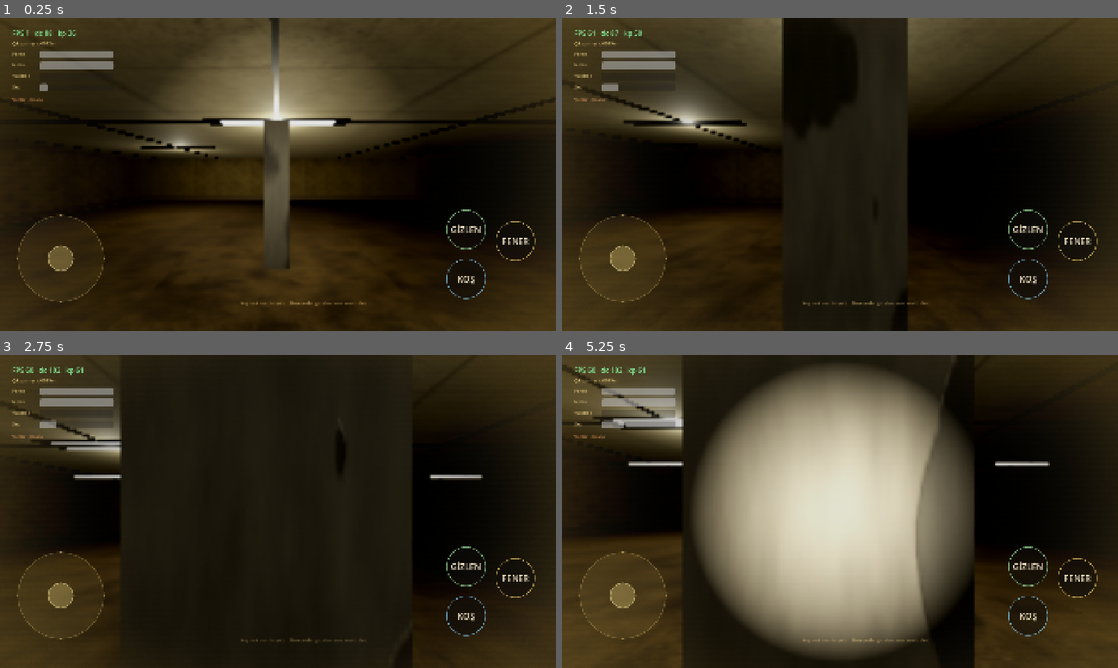
Above: before the commit, frames 1-4 (two rows, left to right).
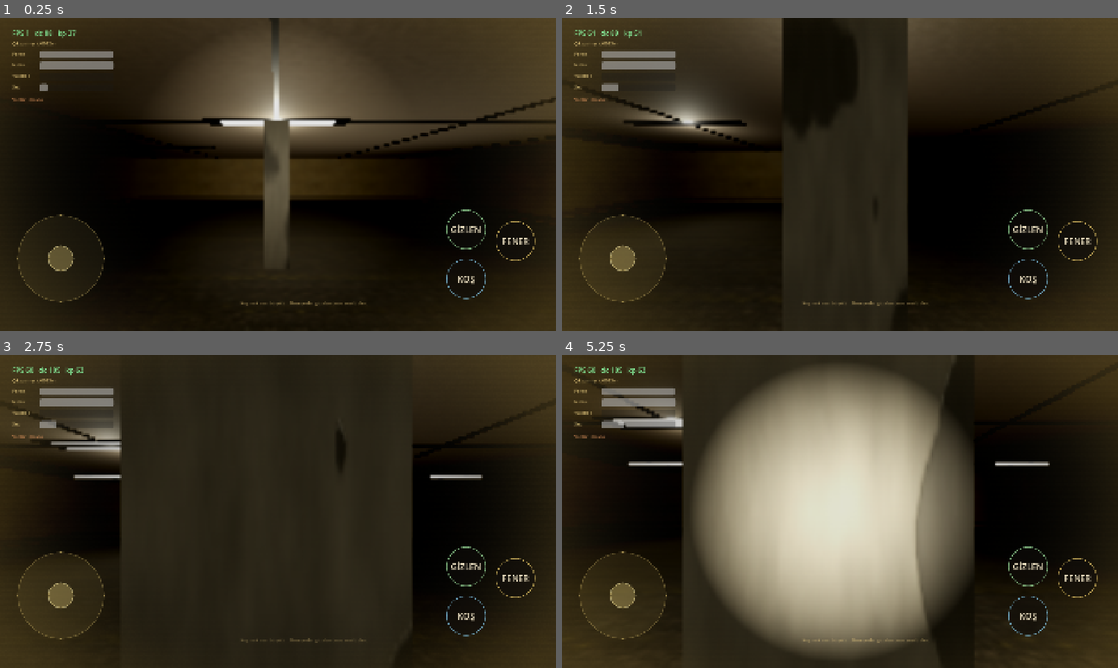
Above: after the commit, the same moments.

Repository: mehmetdem2005/Backrooms
Game: Godot game, scene res://scenes/Main.tscn
Two runs of this game, one before a commit and one after it. Both use one fixed random seed, a clock stepped at 60 frames per second and the inputs below.
Inputs (mouse positions are in pixels of both pictures, inside the frame that each line leads up to):
- Up to frame 1 (0.25 s): no input
- Up to frame 2 (1.5 s): tap Enter at 0.5 s; move the mouse to (867, 174) at 0.52 s; hold W from 0.53 s (still down); tap F at 0.6 s; move the mouse to (812, 174) at 1.27 s; tap Ctrl at 1.35 s
- Up to frame 3 (2.75 s): keep holding W; move the mouse to (289, 505) at 2.02 s; tap C at 2.1 s
- Up to frame 4 (5.25 s): keep holding W; move the mouse to (834, 517) at 2.77 s; tap one key every 0.75 s from 2.85 s: Shift F Ctrl C; move the mouse to (878, 514) at 3.52 s; move the mouse to (795, 508) at 4.27 s; move the mouse to (845, 511) at 5.02 s

The runs differ from the first frame. In frame 1, 19% of the frame differs, in the area x 12-100%, y 3-100%; in frame 2, 2.2%; in frame 3, less than 0.1%; in frame 4, 9.1%.

Commit message:
v3.7: PolyHaven CC0 textures + richer corridor maze
- Replace floor/wall/ceiling textures with PolyHaven CC0 PBR (1k):
  dirty_carpet (floor), yellow_plaster (Backrooms walls), ceiling_interior
  (kept existing filenames -> VRAM-compressed + mipmapped, no code change)
- Map generator: more interconnections (loops/junctions/forks) and dead-end
  corridors for a richer maze; room_count 13 -> 16
- Connectivity verified across seeds (exit still on lower floor, reachable)
- Bump version to 3.7 (code 8)

https://claude.ai/code/session_01NRpMnaAWyeW9sMqBjCT8aX

Diff:
--- a/game_src/scripts/PremiumGameRoot.gd
+++ b/game_src/scripts/PremiumGameRoot.gd
@@ -146,7 +146,7 @@
     level_builder.world_seed = world_seed
     level_builder.grid_width = maze_width
     level_builder.grid_height = maze_height
-    level_builder.room_count = 13
+    level_builder.room_count = 16
     level_builder.detail_density = 1.0
     level_builder.floors = 2
     add_child(level_builder)
--- a/game_src/scripts/level/PremiumBackroomsBuilder.gd
+++ b/game_src/scripts/level/PremiumBackroomsBuilder.gd
@@ -126,8 +126,8 @@
         var b: Vector2i = _room_center(placed[i])
         _carve_corridor(f, a, b)
 
-    # Ekstra bağlantılar → döngüler / kavşaklar / yol ayrımları.
-    var extra: int = int(placed.size() / 2) + 1
+    # Ekstra bağlantılar → BOL döngü / kavşak / yol ayrımı (labirent hissi).
+    var extra: int = placed.size() + 2
     for _e: int in range(extra):
         if placed.size() < 2:
             break
@@ -136,8 +136,8 @@
         if a2 != b2:
             _carve_corridor(f, a2, b2)
 
-    # Birkaç çıkmaz koridor (keşif hissi).
-    for _d: int in range(3):
+    # Çıkmaz koridorlar (keşif/labirent hissi).
+    for _d: int in range(6):
         if placed.is_empty():
             break
         var src: Vector2i = _room_center(placed[_rng.randi_range(0, placed.size() - 1)])
Not shown, changed: game_src/export_presets.cfg
Binary file changed: game_src/textures/carpet_old_dirty_albedo.png
Binary file changed: game_src/textures/carpet_old_dirty_normal.png
Binary file changed: game_src/textures/ceiling_albedo.png
Binary file changed: game_src/textures/wall_yellow_dirty_albedo.png
Binary file changed: game_src/textures/wall_yellow_dirty_normal.png
Not shown, changed: dist/BackroomsPremiumV3.apk
